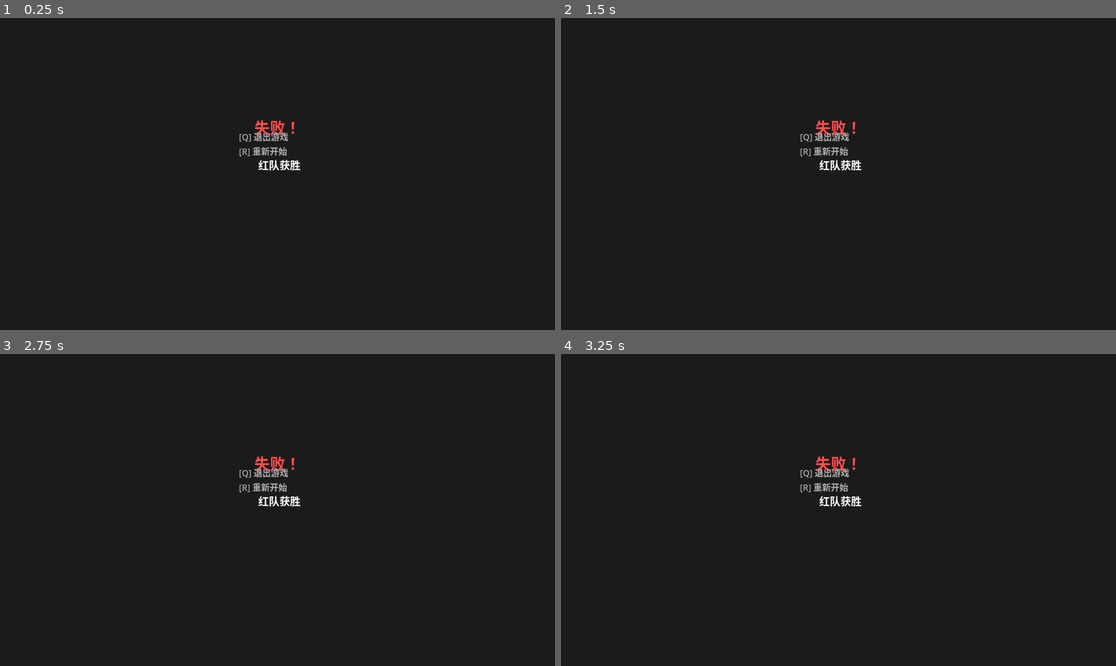
Above: before the commit, frames 1-4 (two rows, left to right).
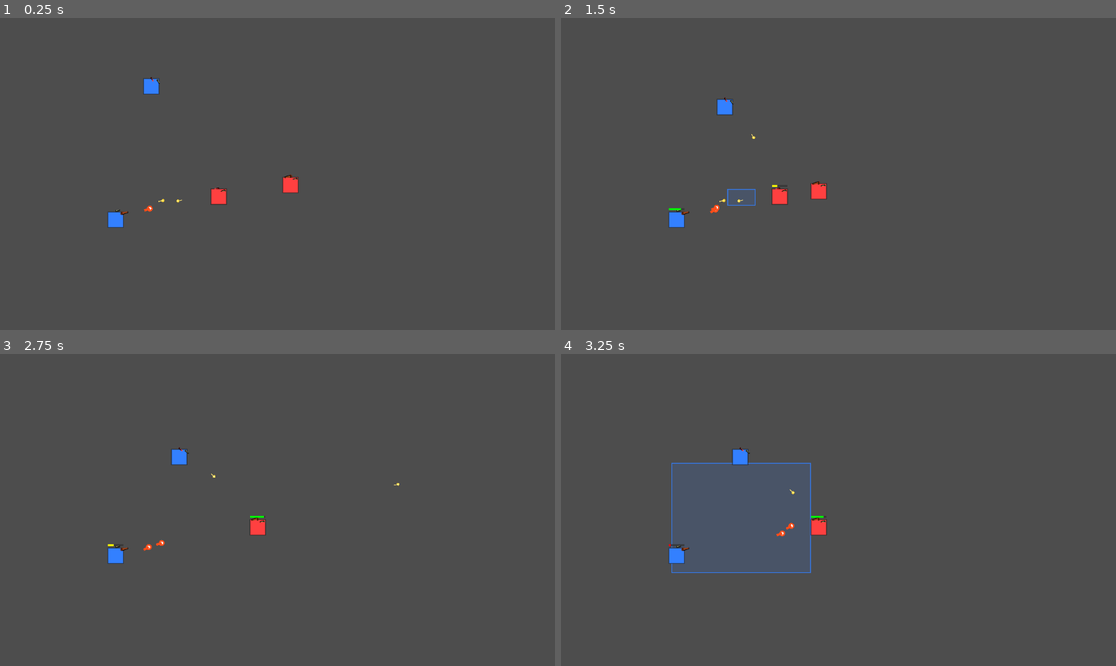
Above: after the commit, the same moments.

Repository: ZhanXuzhao/SpaceRTS
Game: Godot game, scene res://scenes/main.tscn
Same seed, same stepped clock (60 frames per second), same inputs: the game is played once before the commit and once after it.
Inputs (mouse positions are in pixels of both pictures, inside the frame that each line leads up to):
- Up to frame 1 (0.25 s): no input
- Up to frame 2 (1.5 s): tap Enter at 0.5 s; move the mouse to (960, 158) at 0.52 s; tap R at 0.6 s; click (960, 158) at 0.67 s; drag from (727, 189) to (810, 236) at 1.27 s
- Up to frame 3 (2.75 s): move the mouse to (333, 441) at 2.02 s; hold Shift from 2.03 s (still down)
- Up to frame 4 (3.25 s): release Shift at 2.75 s; drag from (810, 572) to (672, 463) at 2.77 s

The runs differ from the first frame. In frame 1, 100% of the frame differs, in the area x 0-100%, y 0-100%; in frame 2, 100%; in frame 3, 100%; in frame 4, 100%.
Error before the commit: Parse Error: Identifier "to_target" not declared in the current scope. (res://scripts/unit.gd:133)

Commit message:
Fix: undeclared to_target variable and stale source reference in projectile

Diff:
--- a/scripts/projectile.gd
+++ b/scripts/projectile.gd
@@ -86,8 +86,11 @@
 	if other_unit.health <= 0:
 		return
 
-	# 造成伤害（传递来源以支持反击）
-	other_unit.take_damage(damage, source)
+	# 造成伤害（传递来源以支持反击，检查 source 是否还存活）
+	if is_instance_valid(source):
+		other_unit.take_damage(damage, source)
+	else:
+		other_unit.take_damage(damage)
 	queue_free()
 
 
--- a/scripts/unit.gd
+++ b/scripts/unit.gd
@@ -130,6 +130,7 @@
 					_slot_cooldowns[i] = w.cooldown
 		else:
 			# 追击到最大射程边缘
+			var to_target = _current_target.global_position - global_position
 			var dir = to_target.normalized()
 			_target_position = _current_target.global_position - dir * max_range * 0.85
 			_is_moving = true
